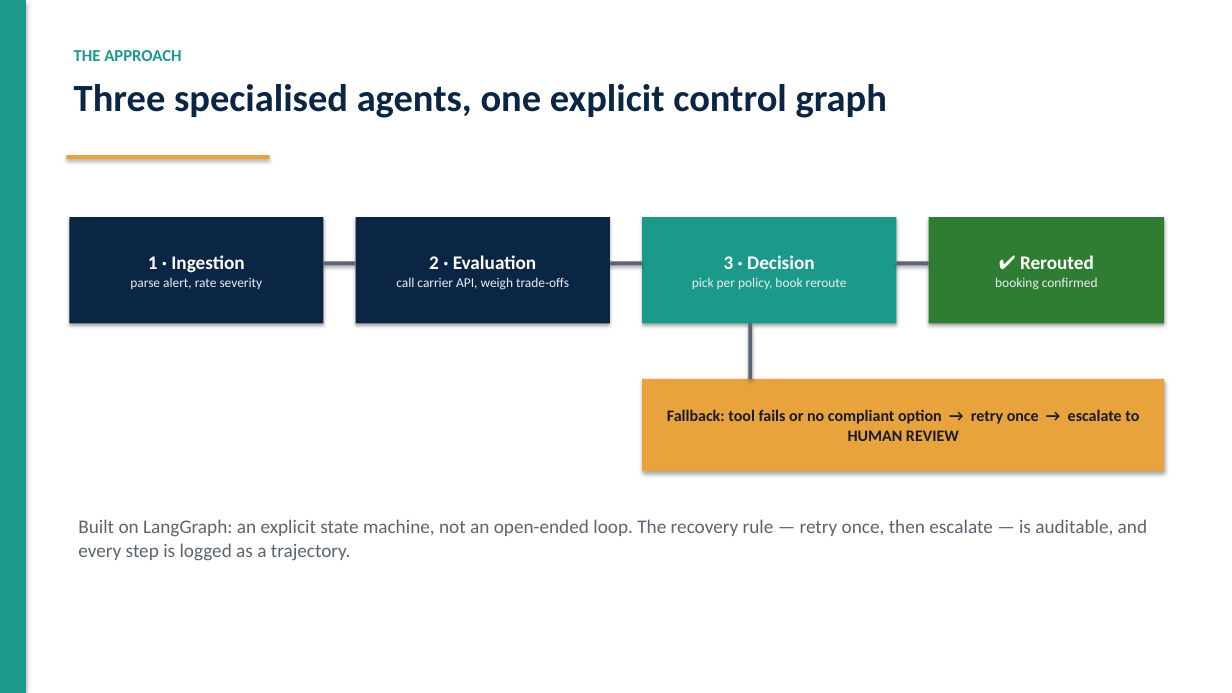
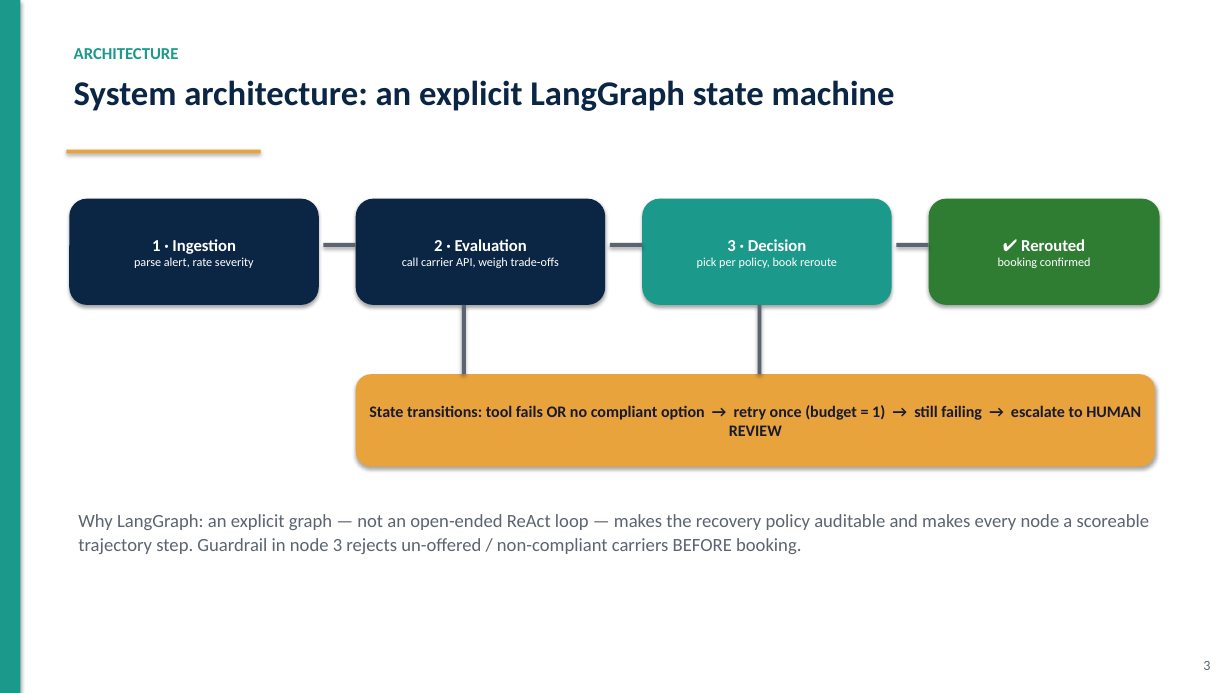
Before and after one commit to San7122/triluxo-carrier-rerouting, a slide deck: slide 4 of docs/deck.pptx (slide 3 before the commit). Drawn at 1232x693 pixels with LibreOffice and Linux fonts; fonts in the diff are those of the drawing. Boxes give left, top, right and bottom in pixels: in the first picture for what was removed or moved away, otherwise in the second. Text is boxed around its words. In the diff, an @@ line names an element or a change of style, - is before the commit and + after.

```diff
--- a/docs/deck.pptx
+++ b/docs/deck.pptx
@@ rectangle: place and size @@
-rectangle at [0,0,26,693]
+rectangle at [0,0,20,693]
@@ text at [74,48,179,59]: text changed @@
-THE APPROACH
+ARCHITECTURE
@@ text at [74,80,895,111]: text changed; size 30 to 27 pt @@
-Three specialised agents, one explicit control graph
+System architecture: an explicit LangGraph state machine
@@ rectangle: place and size @@
-rectangle at [67,155,270,159]
+rectangle at [67,150,261,153]
@@ rounded rectangle "1 · Ingestion": place and size @@
-rounded rectangle "1 · Ingestion" at [69,217,323,323]
+rounded rectangle "1 · Ingestion" at [69,199,319,305]
@@ rounded rectangle "1 · Ingestion" at [69,199,319,305]: size 15 to 13 pt in "1 · Ingestion"; size 10.5 to 9.5 pt, text colour #E8EEF2 to #FFFFFF in "parse alert, rate severity"; rectangle to rounded rectangle @@
@@ rounded rectangle "2 · Evaluation": place and size @@
-rounded rectangle "2 · Evaluation" at [356,217,610,323]
+rounded rectangle "2 · Evaluation" at [356,199,605,305]
@@ rounded rectangle "2 · Evaluation" at [356,199,605,305]: size 15 to 13 pt in "2 · Evaluation"; size 10.5 to 9.5 pt, text colour #E8EEF2 to #FFFFFF in "call carrier API, weigh trade-offs"; rectangle to rounded rectangle @@
@@ rounded rectangle "3 · Decision": place and size @@
-rounded rectangle "3 · Decision" at [642,217,897,323]
+rounded rectangle "3 · Decision" at [642,199,892,305]
@@ rounded rectangle "3 · Decision" at [642,199,892,305]: size 15 to 13 pt in "3 · Decision"; size 10.5 to 9.5 pt, text colour #E8EEF2 to #FFFFFF in "pick per policy, book reroute"; rectangle to rounded rectangle @@
@@ rounded rectangle "✔ Rerouted": place and size @@
-rounded rectangle "✔ Rerouted" at [929,217,1165,323]
+rounded rectangle "✔ Rerouted" at [929,199,1160,305]
@@ rounded rectangle "✔ Rerouted" at [929,199,1160,305]: size 15 to 13 pt in "✔ Rerouted"; size 10.5 to 9.5 pt, text colour #E8EEF2 to #FFFFFF in "booking confirmed"; rectangle to rounded rectangle @@
@@ rectangle: place and size @@
-rectangle at [610,262,642,265]
+rectangle at [323,243,356,247]
@@ rectangle: place and size @@
-rectangle at [897,262,929,265]
+rectangle at [610,243,642,247]
@@ rectangle: place and size @@
-rectangle at [323,262,356,265]
+rectangle at [897,243,929,247]
@@ rectangle added at [462,305,466,374], fill #5B6470 @@
@@ rectangle: place and size @@
-rectangle at [749,323,752,379]
+rectangle at [758,305,762,374]
@@ rounded rectangle "State transitions: tool fails OR ...": place and size @@
-rounded rectangle "State transitions: tool fails OR ..." at [642,379,1165,471]
+rounded rectangle "State transitions: tool fails OR ..." at [356,374,1155,467]
@@ rounded rectangle "State transitions: tool fails OR ..." at [356,374,1155,467]: rectangle to rounded rectangle @@
@@ text in rounded rectangle at [369,405,1141,436]: text changed @@
-Fallback: tool fails or no compliant option → retry once → escalate to HUMAN REVIEW
+State transitions: tool fails OR no compliant option → retry once (budget = 1) → still failing → escalate to HUMAN REVIEW
@@ text at [78,514,1150,554]: text changed; size 15 to 14.5 pt @@
-Built on LangGraph: an explicit state machine, not an open-ended loop. The recovery rule — retry once, then escalate — is auditable, and every step is logged as a trajectory.
+Why LangGraph: an explicit graph — not an open-ended ReAct loop — makes the recovery policy auditable and makes every node a scoreable trajectory step. Guardrail in node 3 rejects un-offered / non-compliant carriers BEFORE booking.
@@ text added at [1203,661,1210,670], 11 pt, text #5B6470 @@
+3
```
Also in this commit, not shown: 2 other slides changed, 11 slides added, 9 slides removed, 1 other file.
